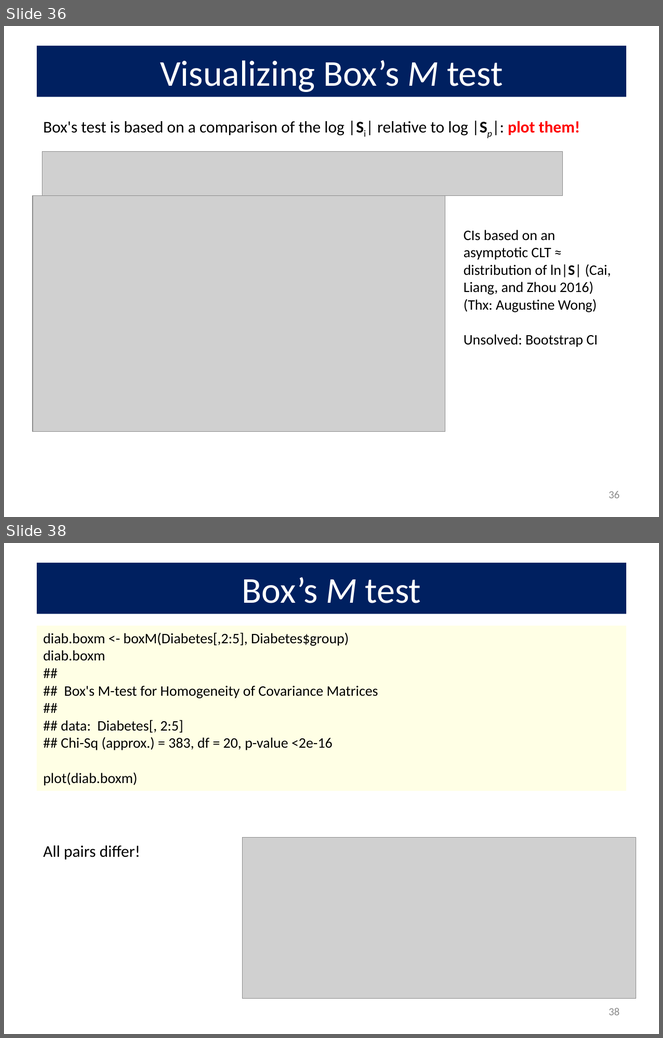
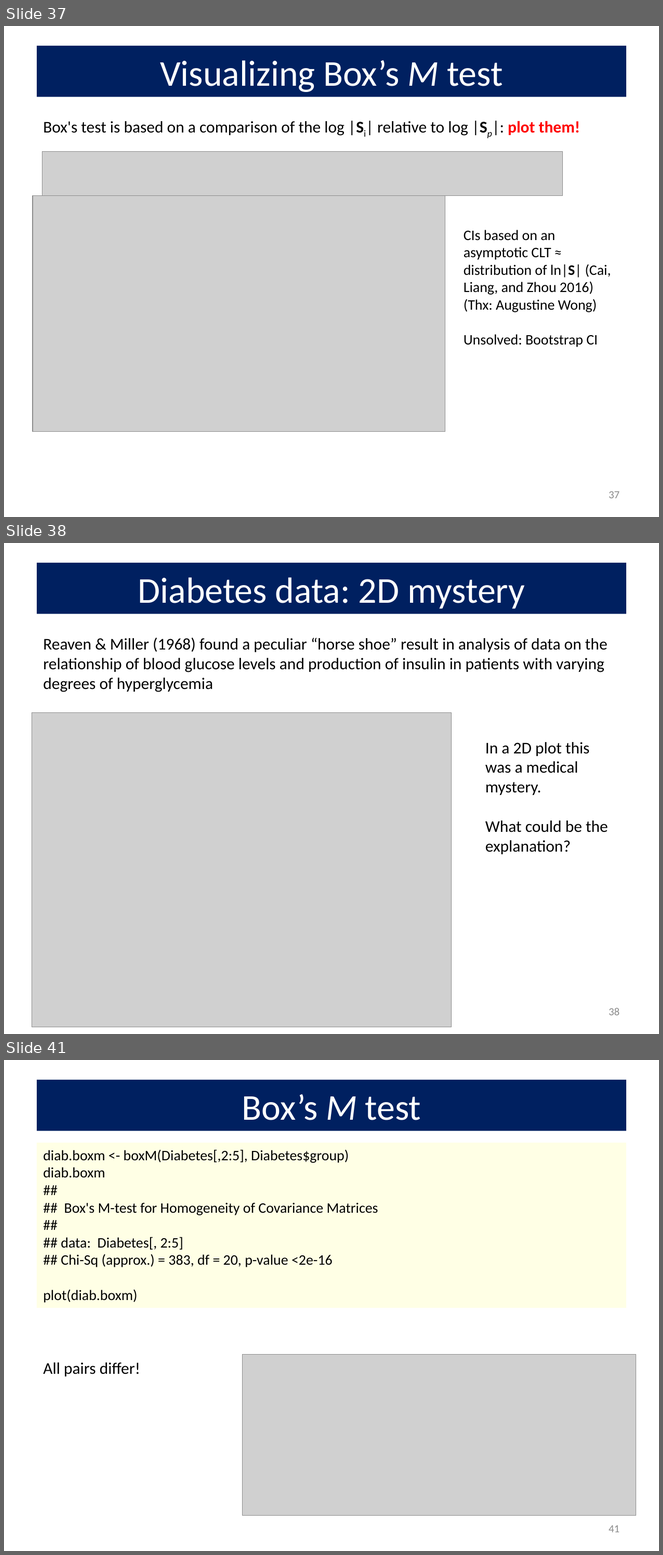
Before and after one commit to friendly/VisMLM-course, a slide deck: docs/lectures/lecture3.pptx. Shown one above the other, each under a label of ours: slides 36 and 38 before the commit, slides 37, 38 and 41 after it; the slides between them are not shown. The pictures are 663x1038 and 663x1555 pixels, drawn with LibreOffice and Linux fonts; fonts in the diff are those of the drawing; grey boxes stand for pictures. Boxes give left, top, right and bottom in pixels: in the first picture for what was removed or moved away, otherwise in the second. Text is boxed around its words. In the diff, an @@ line names an element or a change of style, - is before the commit and + after.

```diff
--- a/docs/lectures/lecture3.pptx
+++ b/docs/lectures/lecture3.pptx
@@ slide 38 added at (x1=4, y1=543, x2=659, y2=1034), background #FFFFFF @@
@@ title added at (x1=37, y1=563, x2=626, y2=614), fill #002060, 40 pt, text #FFFFFF @@
+Diabetes data: 2D mystery
@@ text added at (x1=43, y1=638, x2=608, y2=692), 18 pt, text #000000 @@
+Reaven & Miller (1968) found a peculiar “horse shoe” result in analysis of data on the relationship of blood glucose levels and production of insulin in patients with varying degrees of hyperglycemia
@@ picture added at (x1=32, y1=713, x2=451, y2=1027) @@
@@ text added at (x1=486, y1=742, x2=608, y2=854), 18 pt, text #000000 @@
+In a 2D plot this was a medical mystery.
+What could be the explanation?
@@ page number added at (x1=609, y1=1008, x2=620, y2=1016), 12 pt, text #8C8C8C @@
+38
@@ what was slide 36 is now slide 37 @@
@@ page number at (x1=609, y1=491, x2=620, y2=499): text changed @@
-36
+37
@@ what was slide 38 is now slide 41 @@
@@ page number at (x1=609, y1=1525, x2=620, y2=1533): text changed @@
-38
+41
```
Also in this commit, not shown: 9 slides changed, 2 other slides added, 35 other files.
